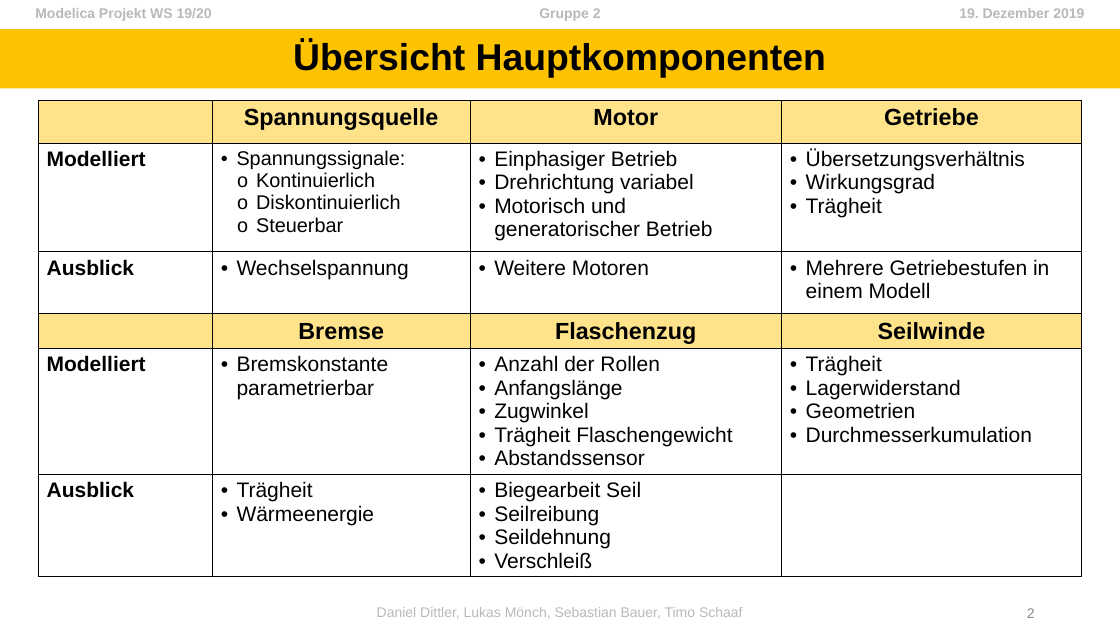
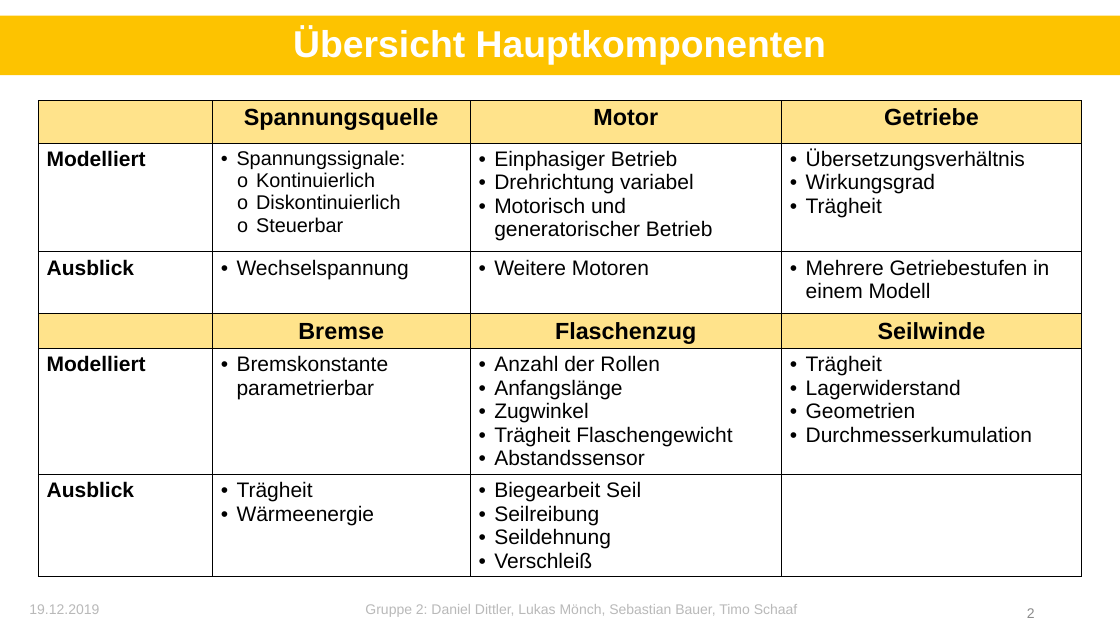
Before and after one commit to Git-Timo/MMS_Modelica_T2, a slide deck: slide 2 of Modelica_Flaschenzugmodell_Präsentation_Gruppe_2.pptx. Drawn at 1120x630 pixels with LibreOffice and Linux fonts; fonts in the diff are those of the drawing. Boxes give left, top, right and bottom in pixels: in the first picture for what was removed or moved away, otherwise in the second. Text is boxed around its words. In the diff, an @@ line names an element or a change of style, - is before the commit and + after.

```diff
--- a/Modelica_Flaschenzugmodell_Präsentation_Gruppe_2.pptx
+++ b/Modelica_Flaschenzugmodell_Präsentation_Gruppe_2.pptx
@@ title "Übersicht Hauptkomponenten": place and size @@
-title "Übersicht Hauptkomponenten" at [0,29,1120,89]
+title "Übersicht Hauptkomponenten" at [0,16,1120,76]
@@ title "Übersicht Hauptkomponenten" at [0,16,1120,76]: text colour #000000 to #FFFFFF; rectangle to title @@
@@ text removed at [35,8,1084,21] @@
-Modelica Projekt WS 19/20 Gruppe 2 19. Dezember 2019
@@ text at [29,604,797,617]: text changed @@
-Daniel Dittler, Lukas Mönch, Sebastian Bauer, Timo Schaaf
+19.12.2019 Gruppe 2: Daniel Dittler, Lukas Mönch, Sebastian Bauer, Timo Schaaf
```
Also in this commit, not shown: 1 other slide changed.
